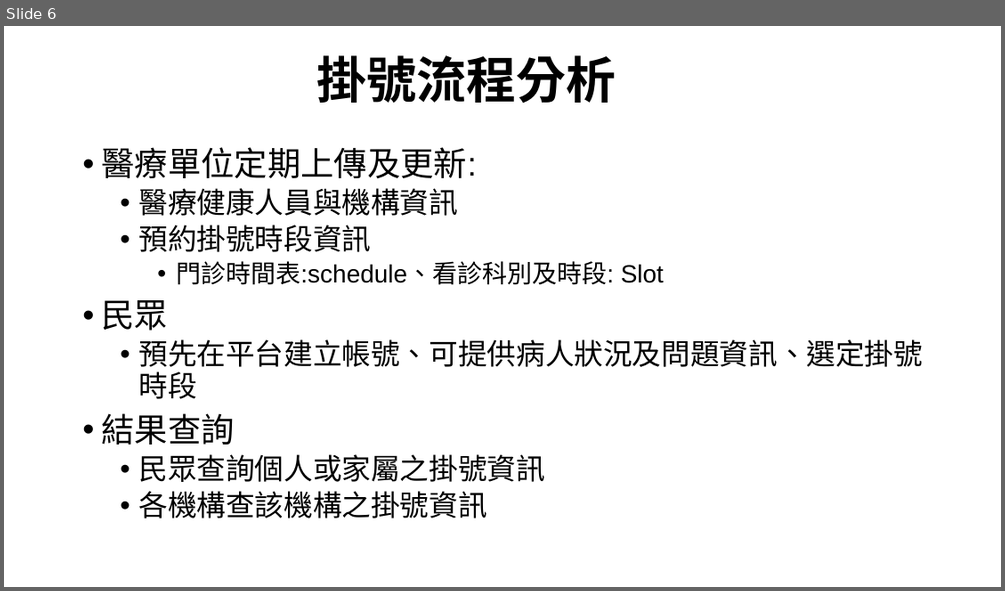
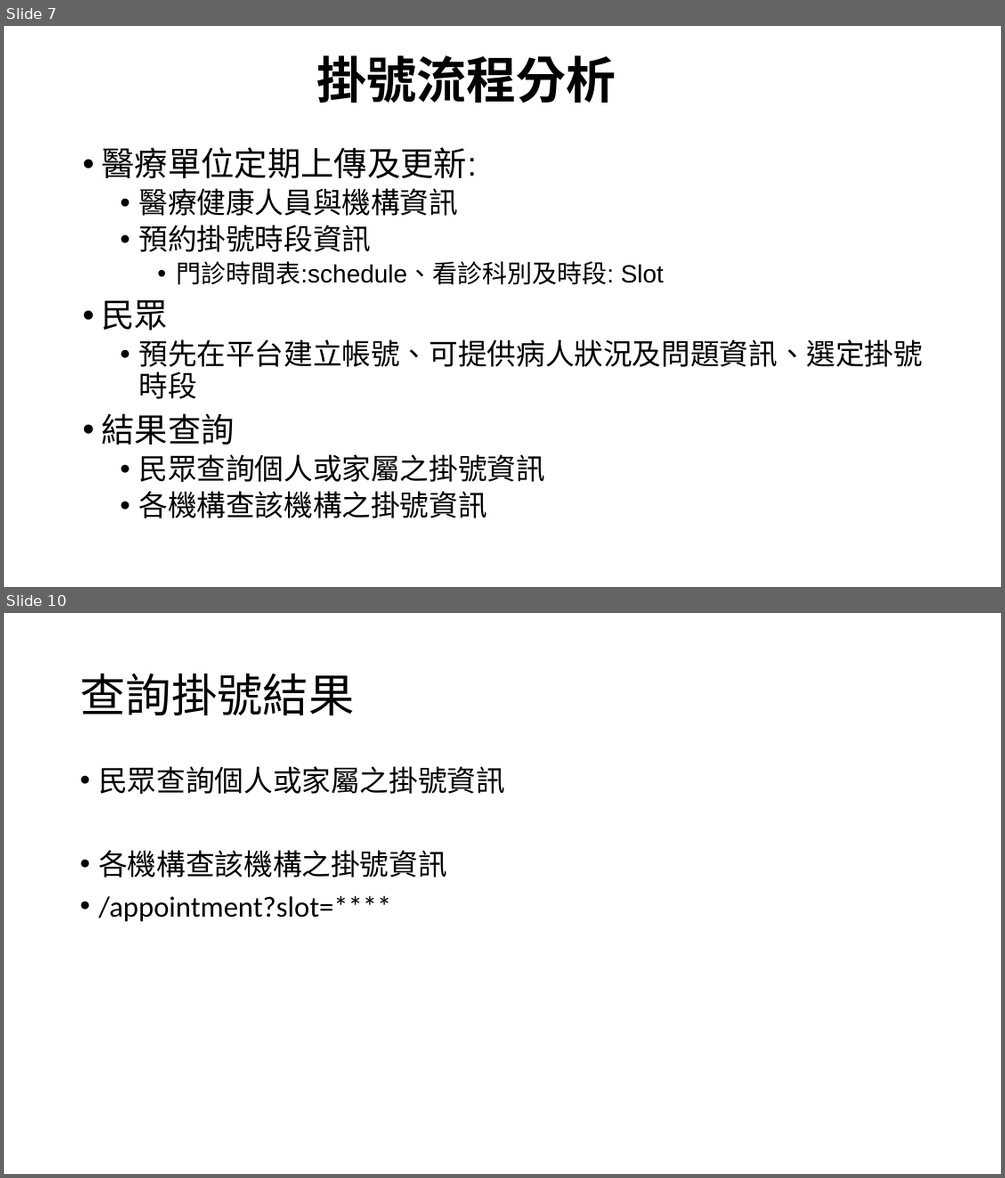
Before and after one commit to mos2718/FHIRspec, a slide deck: Spec/FHIR Appointment.pptx. Shown one above the other, each under a label of ours: slide 6 before the commit, slides 7 and 10 after it; the slides between them are not shown. The pictures are 1005x591 and 1005x1178 pixels, drawn with LibreOffice and Linux fonts; fonts in the diff are those of the drawing. Boxes give left, top, right and bottom in pixels: in the first picture for what was removed or moved away, otherwise in the second. Text is boxed around its words. In the diff, an @@ line names an element or a change of style, - is before the commit and + after.

```diff
--- a/Spec/FHIR Appointment.pptx
+++ b/Spec/FHIR Appointment.pptx
@@ slide 10 added at [4, 613, 1001, 1174], background #FFFFFF @@
@@ title added at [80, 673, 354, 715], 44 pt, text #000000 @@
+查詢掛號結果
@@ text added at [98, 766, 505, 922], 28 pt, text #000000 @@
+• 民眾查詢個人或家屬之掛號資訊
+• 各機構查該機構之掛號資訊
+• /appointment?slot=****
@@ what was slide 6 is now slide 7 @@
```
Also in this commit, not shown: 4 slides changed, 3 other slides added, 3 other files.
